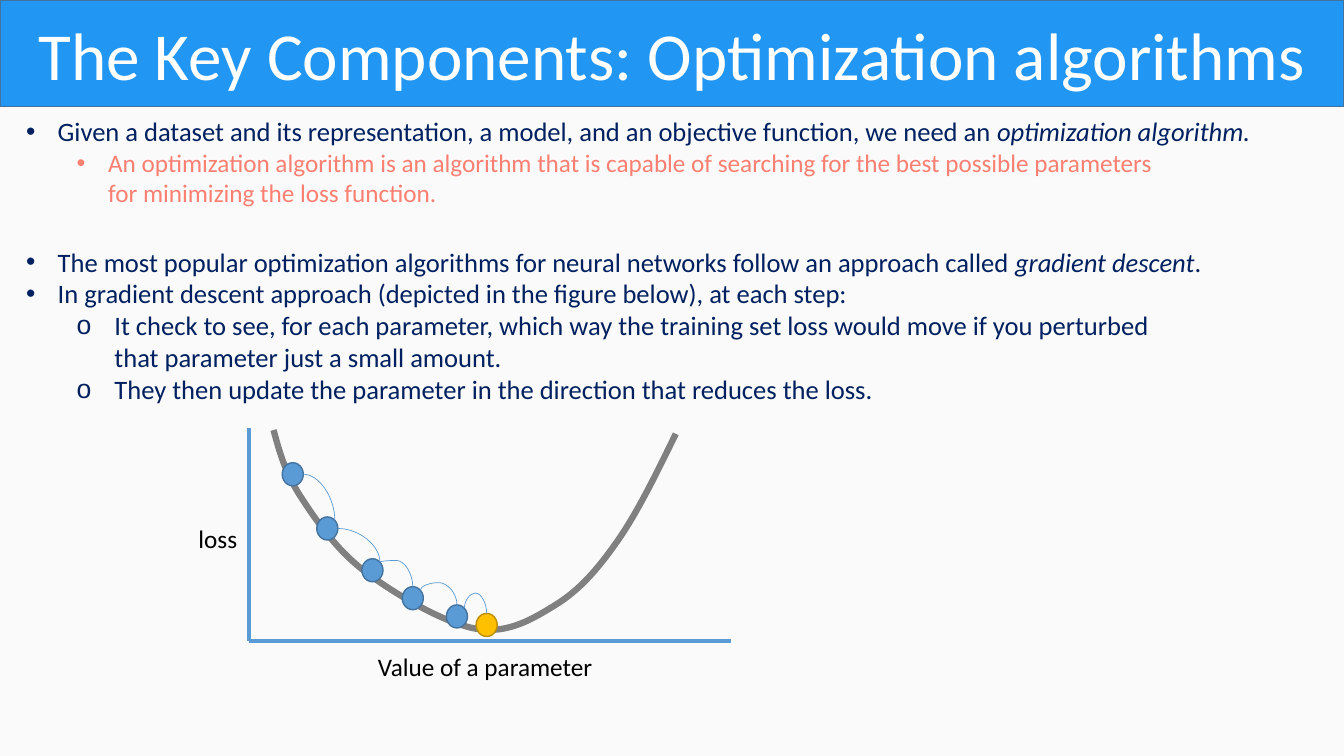
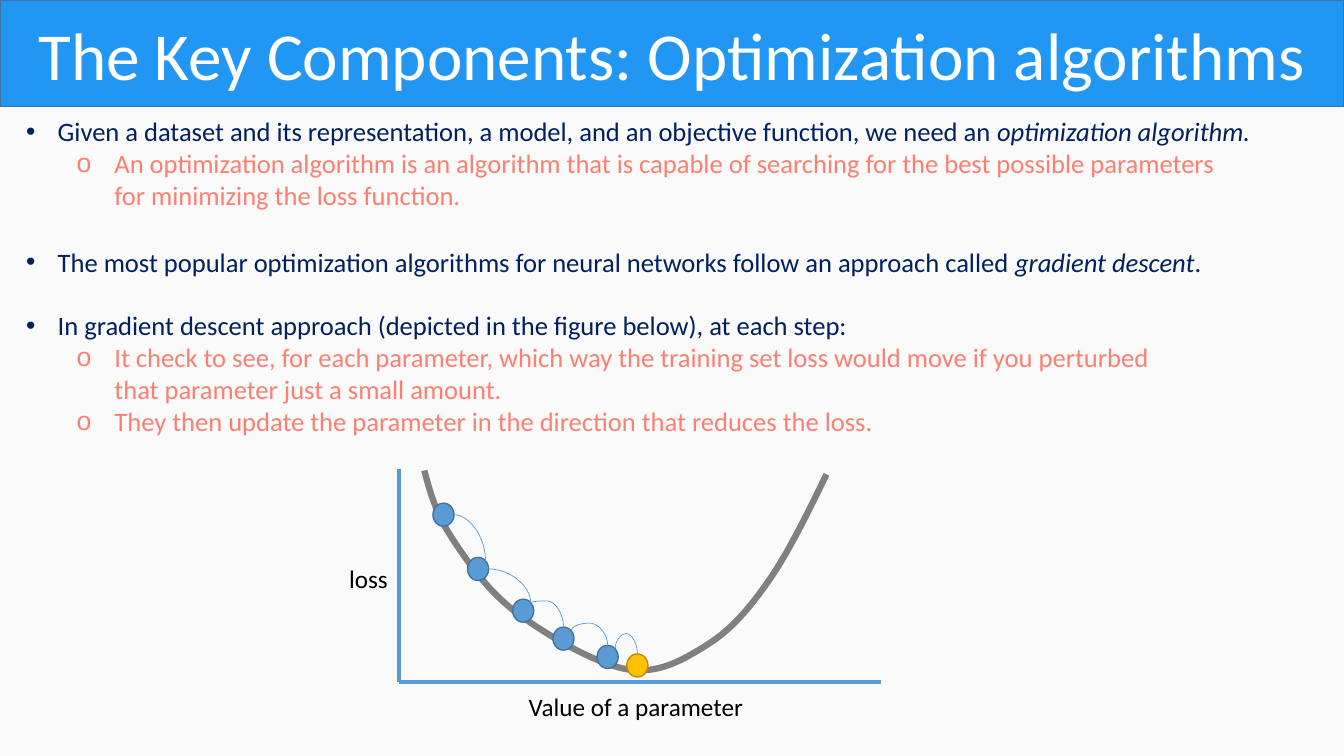
Before and after one commit to OmarAlmighty/D2L-Slides, a slide deck: slide 20 of D2L CH1.pptx. Drawn at 1344x756 pixels with LibreOffice and Linux fonts; fonts in the diff are those of the drawing. Boxes give left, top, right and bottom in pixels: in the first picture for what was removed or moved away, otherwise in the second. Text is boxed around its words. In the diff, an @@ line names an element or a change of style, - is before the commit and + after.

```diff
--- a/D2L CH1.pptx
+++ b/D2L CH1.pptx
@@ text at <box>114,154,1213,210</box>: size 18 to 19 pt in "An optimization algorithm is an algorithm that ..."; bullet • to o @@
@@ text at <box>114,348,1149,435</box>: text colour #002060 to #FB8072 in "It check to see, for each parameter, ...", "They then update the parameter in the ..." @@
@@ 6 ellipses, 5 curved lines, 2 texts, 2 lines, 1 freeform shape: place and size @@
-6 ellipses, 5 curved lines, 2 texts, 2 lines, 1 freeform shape at <box>198,429,731,680</box>
+6 ellipses, 5 curved lines, 2 texts, 2 lines, 1 freeform shape at <box>349,469,881,720</box>
```
Also in this commit, not shown: 34 other slides changed, 5 other files.
